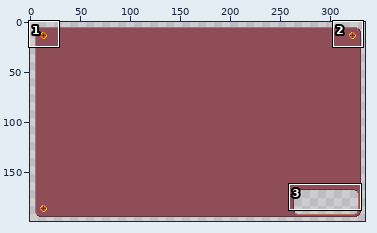
Edited in one commit: pixel-art file (assets/sprites/bomb_panel.aseprite). The first picture is a wide view before the edit; the outline marks the close-up.
Close-up. Before:
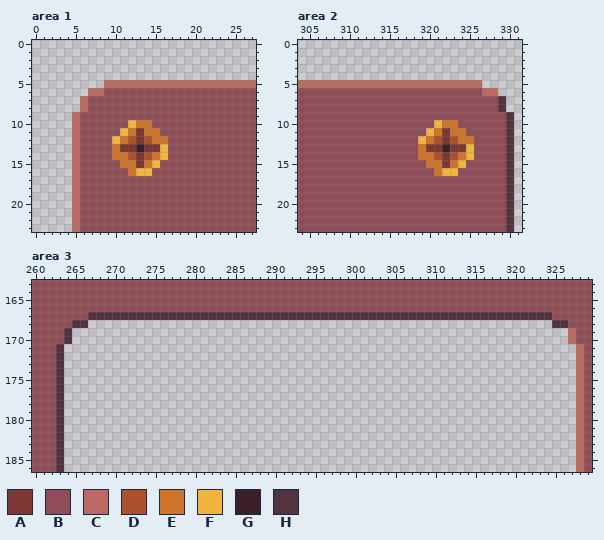
336x200 pixels, 1 frame. Shown: area 1: x 0..27, y 0..23; area 2: x 304..331, y 0..23; area 3: x 260..329, y 163..186. The wide view leaves out empty margins. The commit also changed other parts of the picture, which this record leaves out.
Palette (. is transparent): A #7d3833  B #8f4d57  C #bd6a62  D #ab5130  E #cf752b  F #f0b541  G #3b2027  H #52333f
Now the later version:
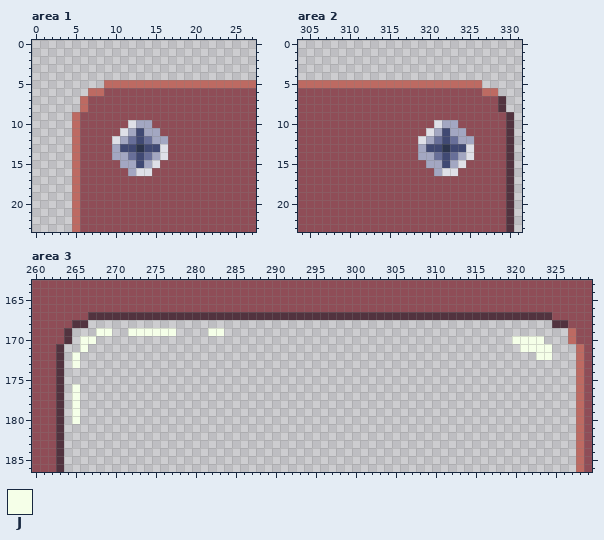
Colours new in this view: J #f5ffe8
The exact change:
Colour A changes from #7d3833 to #404973.
Colour D changes from #ab5130 to #686f99.
Colour E changes from #cf752b to #a3a7c2.
Colour F changes from #f0b541 to #dfe0e8.
Colour G changes from #3b2027 to #2c354d.
Area 3, layer "Layer 1":
There is now colour J in row 169 at x 268 to 269, 272 to 277 and 282 to 283; in row 170 at x 266 to 267 and 320 to 323; in row 171 at x 266 and 321 to 324; in row 172 at x 265 and 323 to 324; in row 173 at x 265; in rows 176 to 180 at x 265.
Pixel boxes of the changes (left, top, right, bottom) in both close-ups:
changed: (112, 120, 168, 176)
changed: (418, 120, 474, 176)
added: (72, 328, 176, 424)
added: (208, 328, 224, 336)
added: (512, 336, 552, 360)
